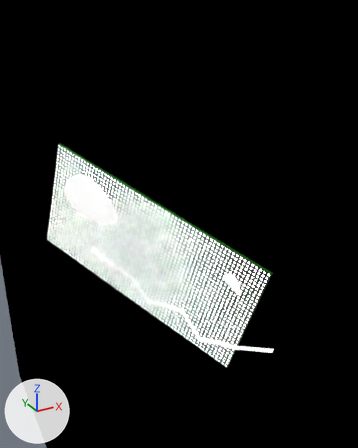
The Blender file models/pretzelgen-face-render-model.blend, before and after one commit.
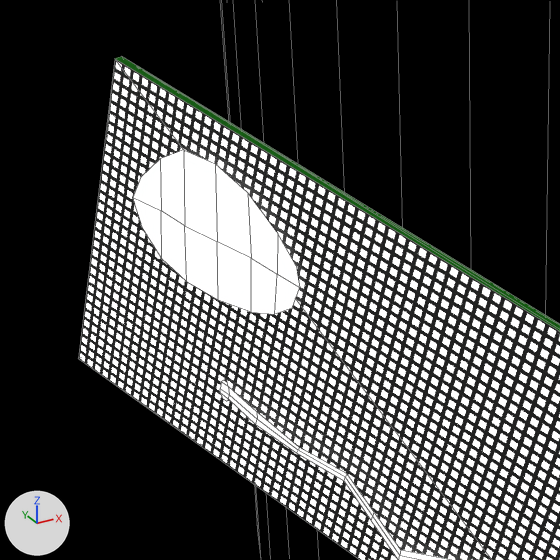
Each version is shown from a 50 mm lens placed at (-0.1689, -0.4173, 0.1343), pointed at (-0.03, -0.1648, 0.008), then close up on the part from 6% to 56% of the width and 28% to 68% of the height. The axes (+X, +Y, +Z) are drawn at lower left. The lights are the same throughout. The close-ups show mesh edges as thin lines.

The older version as bpy lines, for what is in view:
```python
me_assembly__coela__004 = bpy.data.meshes.new('Assembly (Coela).004')
me_assembly__coela__004.from_pydata(...)  # 40 vertices, 76 faces; spans x -0.095..-0.011, y -0.073..0.053, z 0.079..0.237
# faces by material slot: [2, 74]
me_assembly__coela__004.materials.append(mat_panel)
me_assembly__coela__004.materials.append(mat_pcb)  # dark green #0f7108
me_cylinder = bpy.data.meshes.new('Cylinder')
me_cylinder.from_pydata(...)  # a 32-sided cylinder along z spanning x -0.047..0.047, y -0.225..0.016, z -0.121..0.121
me_cylinder.materials.append(mat_blocker)
me_plane = bpy.data.meshes.new('Plane')
me_plane.from_pydata(...)  # 88 vertices, 52 faces; spans x -0.0852..0.0005, y -0.2298..-0.1063, z -0.0606..0.0365
# faces by material slot: [40, 12]
me_plane.materials.append(mat_face_emissive)  # white #ffffff
me_plane.materials.append(mat_eye_emissive)  # white #ffffff
ob_face = bpy.data.objects.new('face', me_plane)
ob_face.location = (0.0, 0.0, 0.0)
ob_panel = bpy.data.objects.new('panel', me_assembly__coela__004)
ob_panel.location = (0.0, 0.0, 0.0)
ob_panel.rotation_euler = (1.571, 0.0, 0.0)  # degrees (90, 0, 0)
_m = ob_panel.modifiers.new('Mirror', 'MIRROR')
ob_tongue_blocker = bpy.data.objects.new('tongue blocker', me_cylinder)
ob_tongue_blocker.location = (0.0, 0.0, 0.0)
# also in view: 'Plane' at (0.0, 0.0, 0.0)
```
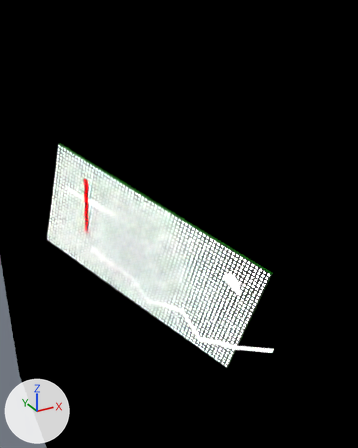
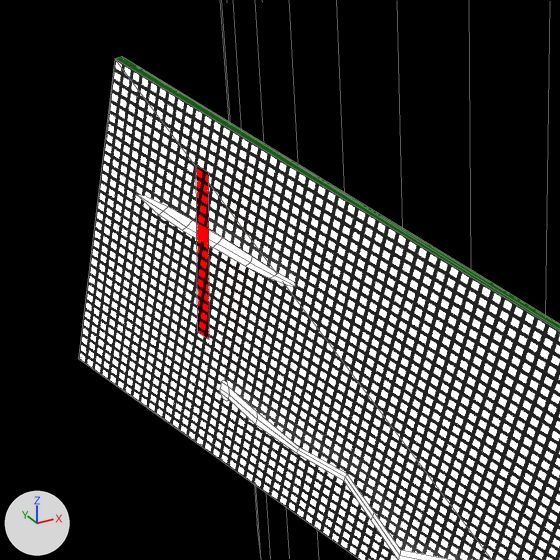
Commit message: add pupil/blink

The newer file adds a shape key; the second version is drawn at full value of the shape key 'blink' of 'face', and the change is written as the vertex moves it makes.

Changed parts and their boxes [x1, y1, x2, y2] in the close-ups (560 x 560 px):
'face', reshaped
    before: [133, 150, 452, 560]
    after: [136, 166, 452, 560]
part 1 of me_plane, built on
    before: [133, 150, 300, 314]
    after: [136, 166, 296, 339]

What changed in the scene script:
```text
Add mat_pupil:
    mat_pupil = bpy.data.materials.new('pupil')
    mat_pupil.use_nodes = True; mat_pupil.node_tree.nodes.clear()
    _N = mat_pupil.node_tree.nodes; _L = mat_pupil.node_tree.links
    n0 = _N.new('ShaderNodeOutputMaterial'); n0.name = 'Material Output'
    n1 = _N.new('ShaderNodeBsdfTransparent'); n1.name = 'Transparent BSDF'
    n1.inputs[0].default_value = (1.0, 0.0, 0.000474, 1.0)  # 'Color', red #ff0002
    _L.new(n1.outputs[0], n0.inputs[0])  # 'BSDF' to 'Surface'
Change me_plane:
    used by ob_face; location = (0.0, 0.0, 0.0)
    remove me_plane.from_pydata(...)  # 88 vertices, 52 faces; spans x -0.0852..0.0005, y -0.2298..-0.1063, z -0.0606..0.0365
    add me_plane.from_pydata(...)  # 92 vertices, 53 faces; spans x -0.0847..0.0005, y -0.2298..-0.107, z -0.0606..0.0363
    me_plane part 1
    21 vertices move from x -0.0852..-0.0634, y -0.144..-0.1063, z 0.0042..0.0365 to x -0.0847..-0.064, y -0.1434..-0.107, z 0.0122..0.0242
    4 vertices are added at (-0.077, -0.1251, -0.004), (-0.077, -0.1334, 0.0354), (-0.0785, -0.1223, -0.0031), (-0.0785, -0.1306, 0.0363)
    1 new face joins them, mat_pupil
    add me_plane.materials.append(mat_pupil)
```
